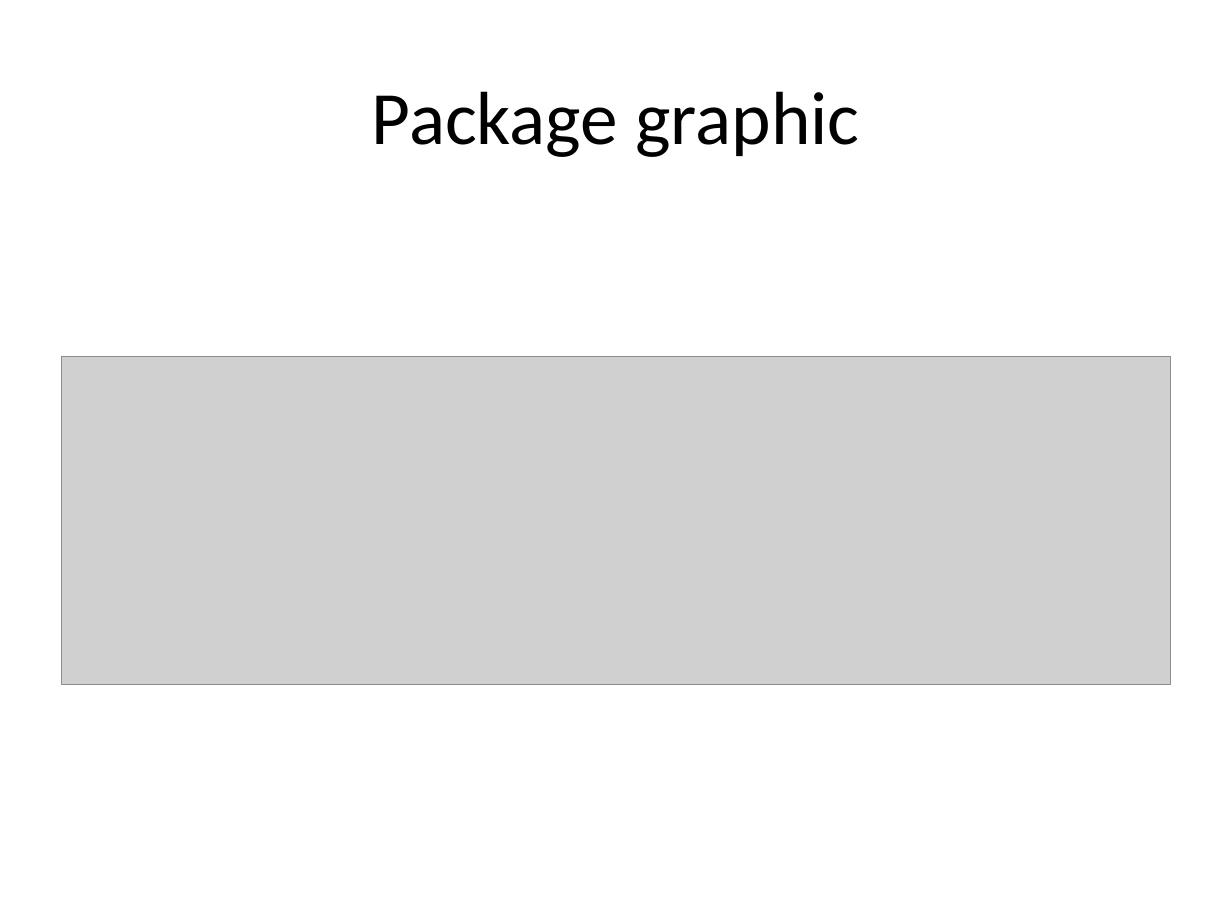
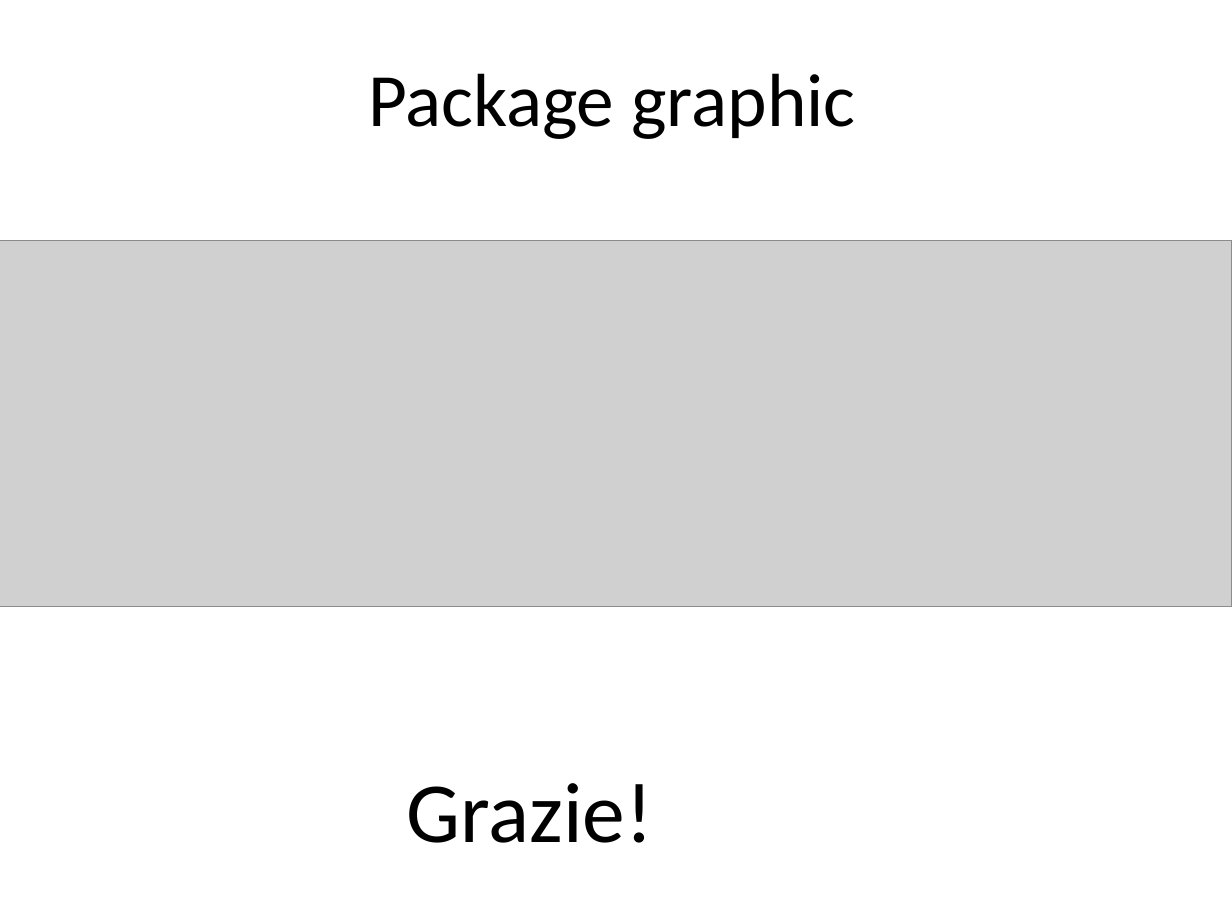
Before and after one commit to luca-Serena/tesi-strutture-dati-compressione, a slide deck: slide 11 of Presentazione.pptx. Drawn at 1232x924 pixels with LibreOffice and Linux fonts; fonts in the diff are those of the drawing; grey boxes stand for pictures. Boxes give left, top, right and bottom in pixels: in the first picture for what was removed or moved away, otherwise in the second. Text is boxed around its words. In the diff, an @@ line names an element or a change of style, - is before the commit and + after.

```diff
--- a/Presentazione.pptx
+++ b/Presentazione.pptx
@@ title "Package graphic": place and size @@
-title "Package graphic" at (372,91,859,157)
+title "Package graphic" at (368,73,855,139)
@@ picture: place and size @@
-picture at (62,356,1170,684)
+picture at (0,240,1232,606)
@@ text added at (407,783,654,843), 50 pt, text #000000 @@
+Grazie!
```
Also in this commit, not shown: 9 other slides changed, 1 slide added, 1 slide removed.
